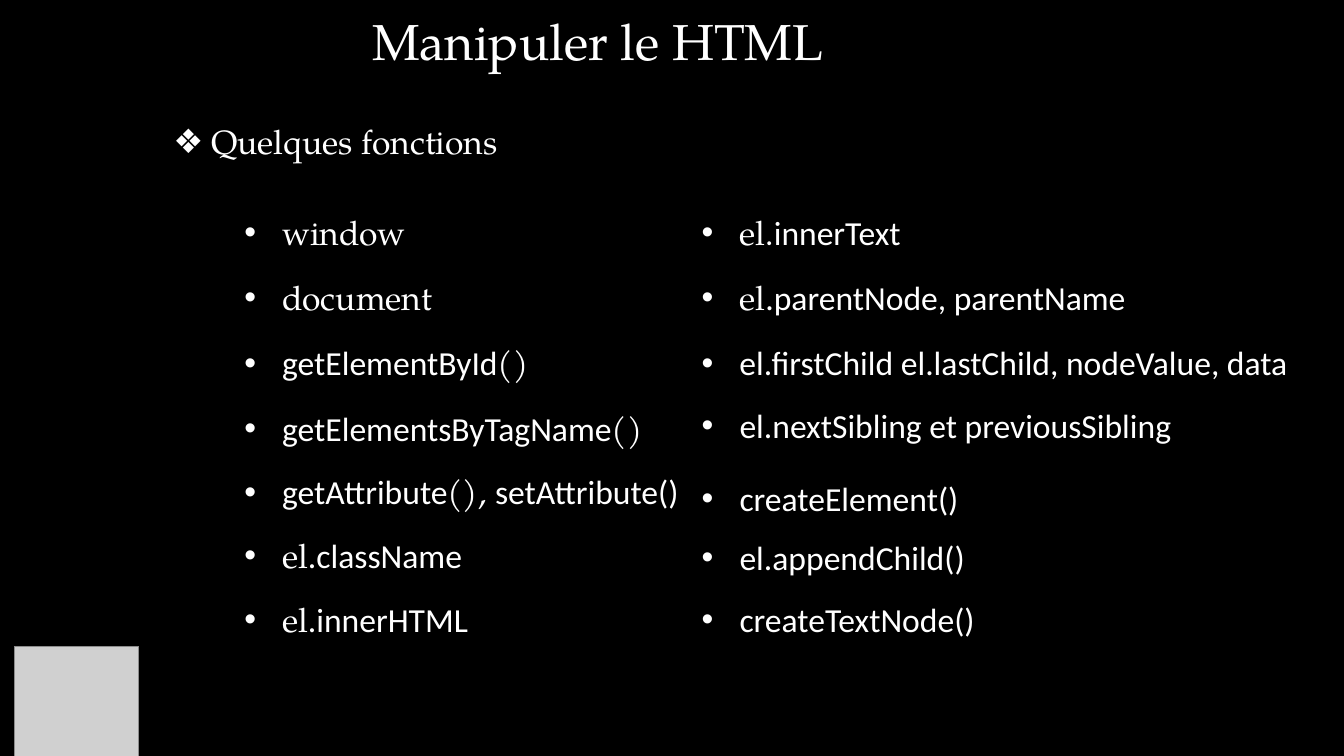
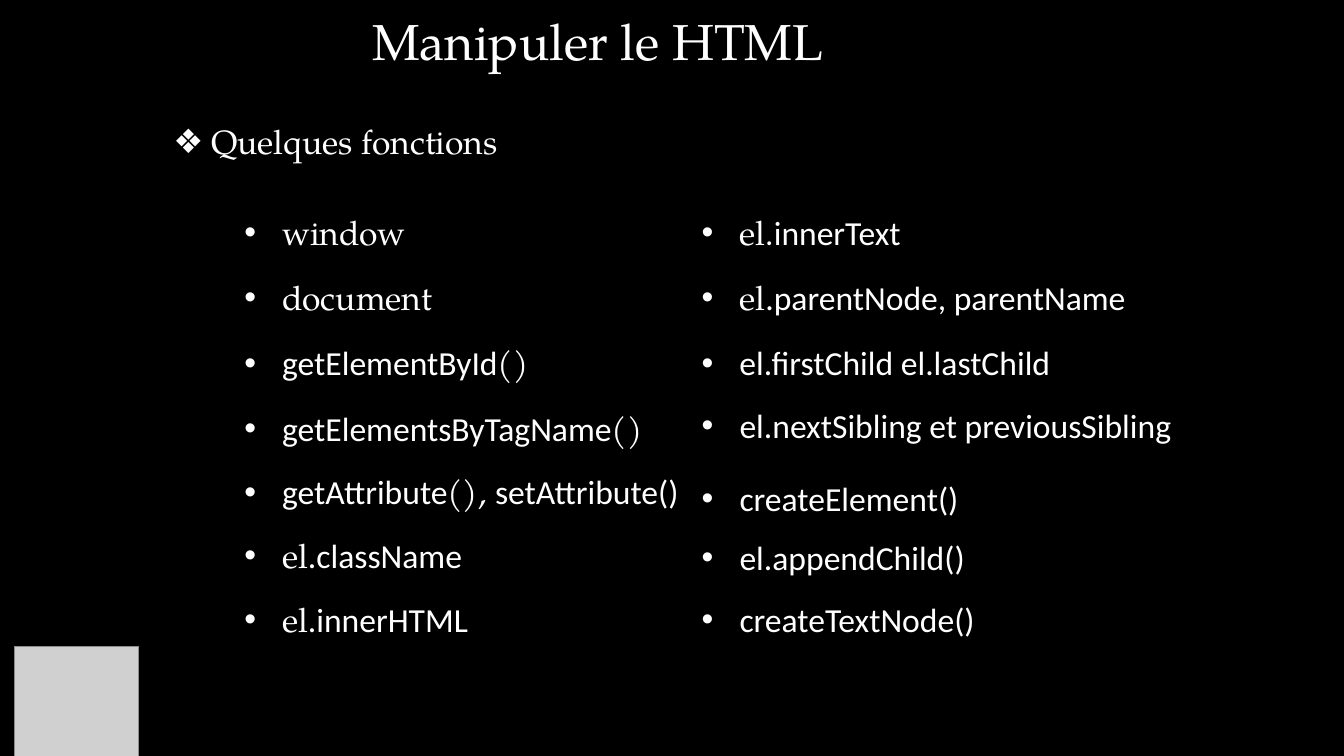
Before and after one commit to NiangPro/cohorte2, a slide deck: slide 11 of javascript.pptx. Drawn at 1344x756 pixels with LibreOffice and Linux fonts; fonts in the diff are those of the drawing; grey boxes stand for pictures; background and template pictures are left out. Boxes give left, top, right and bottom in pixels: in the first picture for what was removed or moved away, otherwise in the second. Text is boxed around its words. In the diff, an @@ line names an element or a change of style, - is before the commit and + after.

```diff
--- a/javascript.pptx
+++ b/javascript.pptx
@@ text at bbox=[739, 351, 1050, 376]: text changed @@
-• el.firstChild el.lastChild, nodeValue, data
+• el.firstChild el.lastChild
```
Also in this commit, not shown: 1 slide removed, 5 other files.
